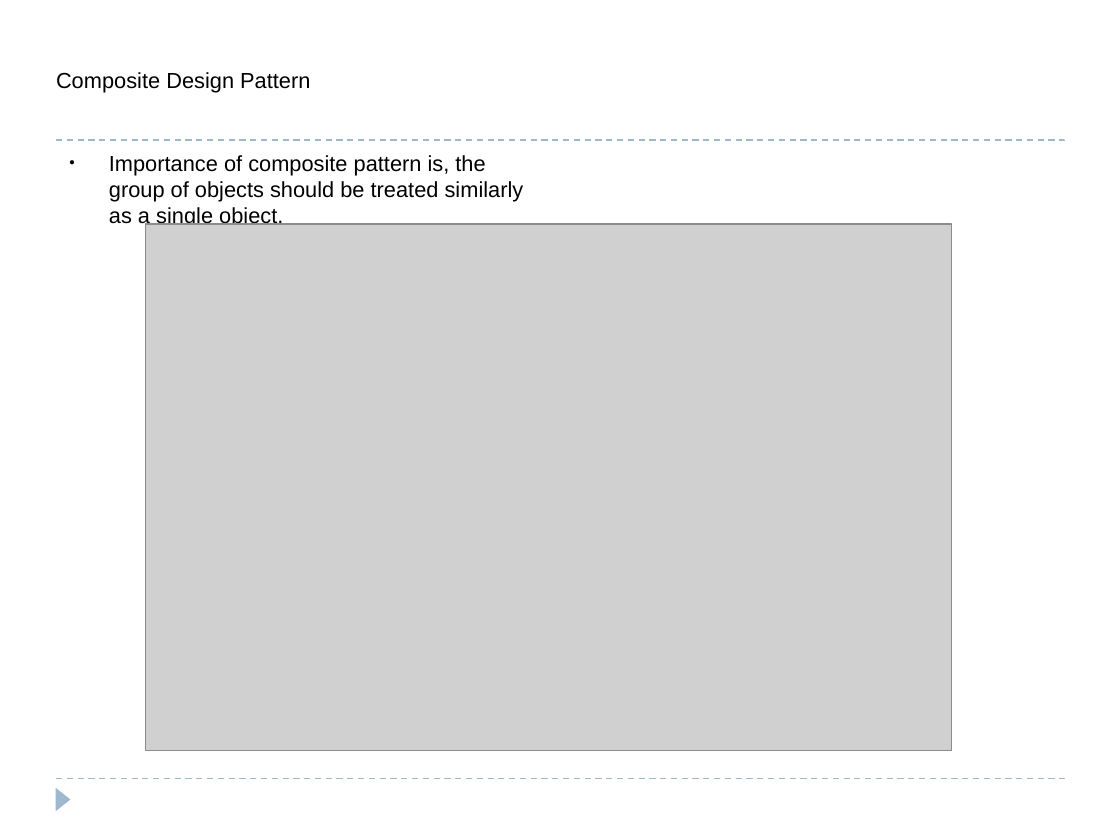
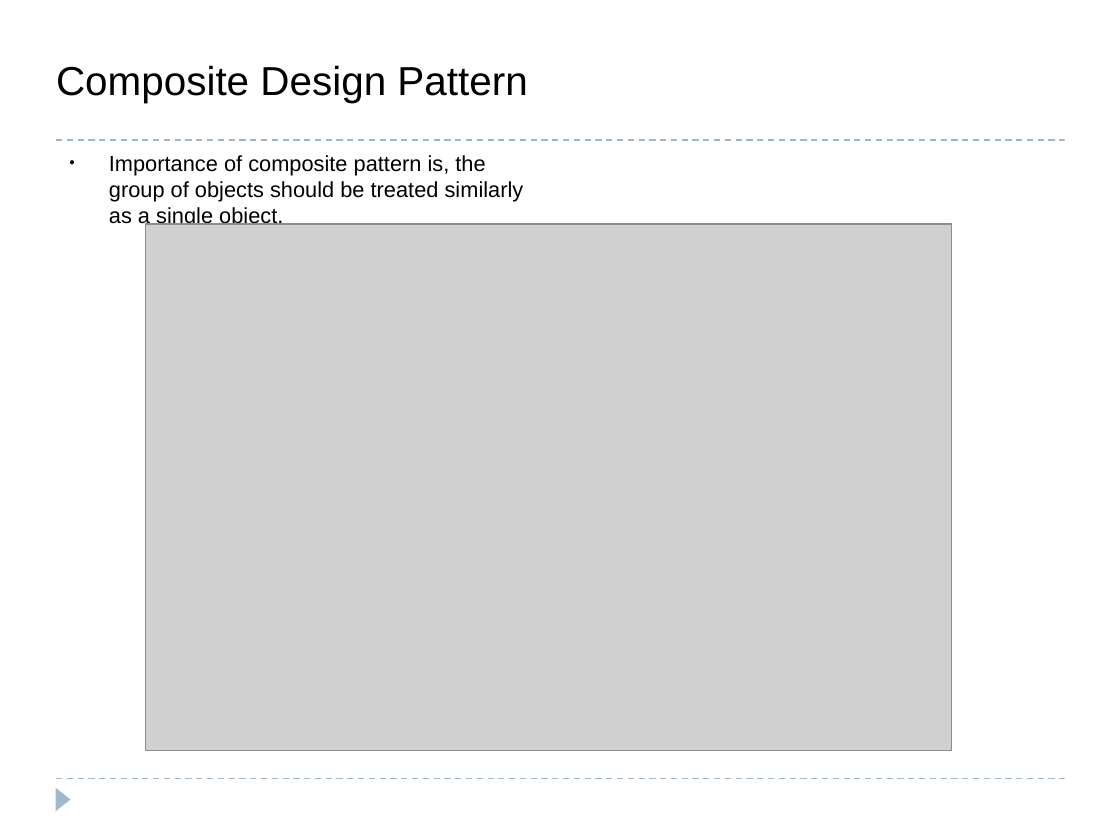
Before and after one commit to bpcrao/purnacode, a slide deck: slide 34 of ppts/Design Patterns.odp (slide 35 before the commit). Drawn at 1120x840 pixels with LibreOffice and Linux fonts; fonts in the diff are those of the drawing; grey boxes stand for pictures. Boxes give left, top, right and bottom in pixels: in the first picture for what was removed or moved away, otherwise in the second. Text is boxed around its words. In the diff, an @@ line names an element or a change of style, - is before the commit and + after.

```diff
--- a/ppts/Design Patterns.odp
+++ b/ppts/Design Patterns.odp
@@ title "Composite Design Pattern" at [56,65,527,103]: size 14 to 26 pt @@
```
Also in this commit, not shown: 6 other slides changed, 9 slides added, 2 slides removed.
